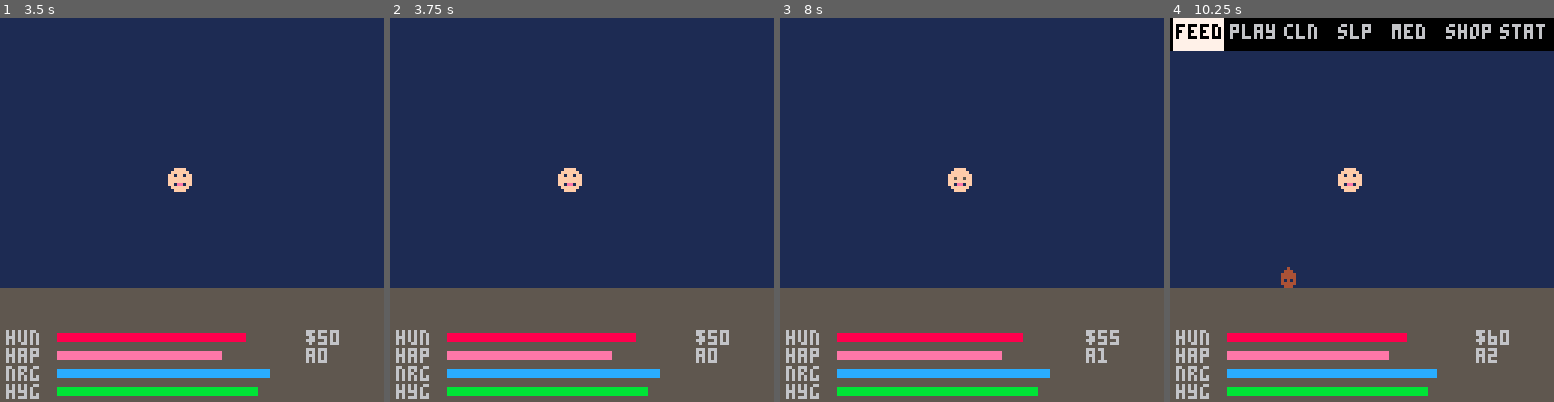
Above: before the commit, frames 1-4 (left to right).
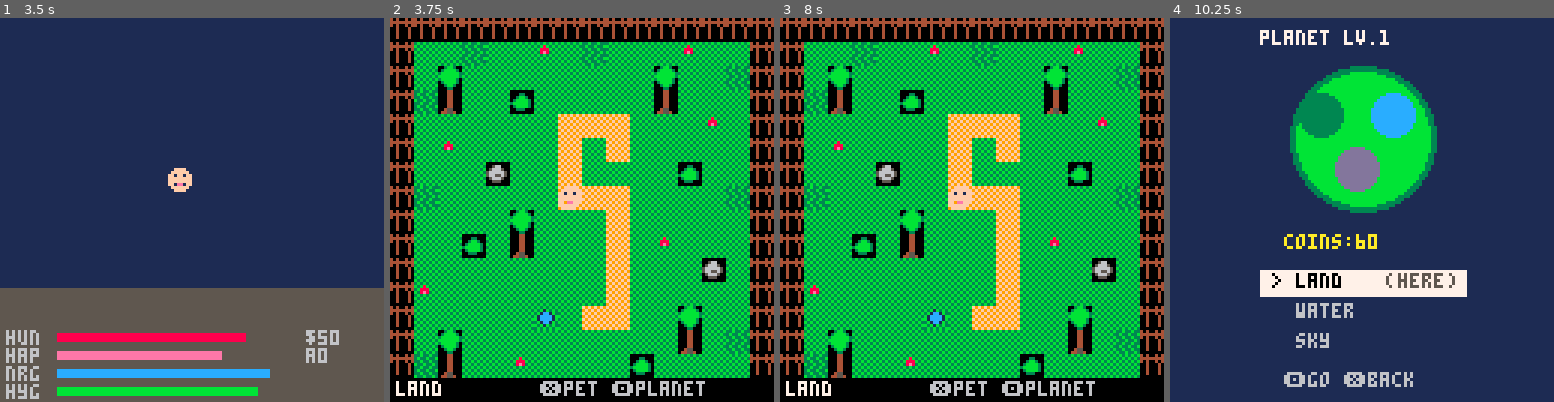
Above: after the commit, the same moments.

Repository: mortegaux/clawmogatchi
Game: PICO-8 cartridge clawmogatchi.p8
Same seed, same stepped clock (60 frames per second), same inputs: the game is played once before the commit and once after it.
Inputs:
- Up to frame 1 (3.5 s): tap O (Z key) at 0.33, 0.7, 1.43, 2.22, 3.1 s; tap X (X key) at 1.07, 2.07, 2.4, 2.73, 3.07, 3.4 s; hold Left 1.97-2.37 s; hold Down 2.42-2.82 s; hold Right from 2.87 s (still down)
- Up to frame 2 (3.75 s): release Right at 3.53 s; hold Up from 3.58 s (still down); tap X (X key) at 3.73 s
- Up to frame 3 (8 s): tap O (Z key) every 0.88 s from 3.98 to 7.52 s; tap X (X key) every 0.33 s from 4.07 to 7.73 s; release Up at 4.08 s; hold Right 4.13-4.53 s; hold Down 4.58-5.08 s; hold Left 5.13-5.8 s; hold Up 5.85-6.18 s; hold Left 6.23-6.63 s; hold Down 6.68-7.08 s; hold Right 7.13-7.8 s; hold Up from 7.85 s (still down)
- Up to frame 4 (10.25 s): tap X (X key) every 0.33 s from 8.07 to 10.07 s; release Up at 8.35 s; hold Right 8.4-8.8 s; tap O (Z key) at 8.4, 9.28, 10.17 s; hold Down 8.85-9.35 s; hold Left 9.4-10.07 s; hold Up from 10.12 s (still down)

Frame 1 is identical in both runs. In frame 2, 100% of the frame differs, in the area x 0-100%, y 0-100%; in frame 3, 100%; in frame 4, 53%.

Commit message:
Add Phase 3: Three-view system (pet/field/planet)
- Add biome tile sprites: land (grass, trees, path, fence), water
  (ocean, sand, coral, seaweed), sky (clouds, stars, rainbow, sun/moon)
- Add 16x16 tile maps for 3 biomes in __map__ section
- Implement field view: top-down tile map rendering with pet movement
  (arrows to walk, clamped within borders)
- Implement planet view: planet circle with biome patches, travel
  selector to switch between land/water/sky biomes
- Add view switching: UP from idle → field, O in field → planet,
  X to zoom back in
- Save/load field position (pet.fx, pet.fy) and reset view on load

https://claude.ai/code/session_016nPb98LJBtFYVGZ3LfVdQF

Diff:
--- a/clawmogatchi.p8
+++ b/clawmogatchi.p8
@@ -53,6 +53,7 @@
   msg_t=0,    -- message timer
   anim_t=0,   -- animation timer
   eat_t=0,    -- eating anim timer
+  pi=0,       -- planet biome selector
  }
 
  -- minigame state
@@ -74,6 +75,7 @@
   poop=0,
   asleep=false,
   x=56,y=56,
+  fx=7,fy=7,  -- field position
   -- sugar system
   sug_st=0,   -- 0=none,1=rush,2=crash,3=cool
   sug_t=0,    -- sugar state ticks left
@@ -181,6 +183,15 @@
   return
  end
 
+ -- route by view
+ if g.view==1 then
+  draw_field()
+  return
+ elseif g.view==2 then
+  draw_planet()
+  return
+ end
+
  -- draw pet view (default)
  draw_pet_area()
  draw_stat_bars()
@@ -207,7 +218,49 @@
 -- input handling
 
 function handle_input()
+ -- field view input
+ if g.view==1 then
+  if btnp(5) then
+   g.view=0 g.state=st_idle sfx(0)
+  elseif btnp(4) then
+   g.view=2 g.pi=pet.biome sfx(0)
+  else
+   local nx,ny=pet.fx,pet.fy
+   if btnp(0) then nx-=1 end
+   if btnp(1) then nx+=1 end
+   if btnp(2) then ny-=1 end
+   if btnp(3) then ny+=1 end
+   nx=clamp(nx,1,14)
+   ny=clamp(ny,1,14)
+   pet.fx=nx pet.fy=ny
+  end
+  return
+ end
+ -- planet view input
+ if g.view==2 then
+  if btnp(5) then
+   g.view=1 sfx(0)
+  elseif btnp(2) then
+   g.pi=(g.pi-1)%3 sfx(0)
+  elseif btnp(3) then
+   g.pi=(g.pi+1)%3 sfx(0)
+  elseif btnp(4) then
+   if g.pi~=pet.biome then
+    pet.biome=g.pi
+    pet.fx=7 pet.fy=7
+    sfx(9)
+    show_msg("traveled!")
+   end
+   g.view=1
+  end
+  return
+ end
+
  if g.state==st_idle then
+  -- up zooms to field view
+  if btnp(2) then
+   g.view=1 sfx(0) return
+  end
   -- o opens menu
   if btnp(4) then
    g.state=st_menu
@@ -819,6 +872,51 @@
  if not game.done then
   print("\151 quit",2,120,5)
  end
+end
+
+function draw_field()
+ -- draw biome tile map
+ local bx=pet.biome*16
+ map(bx,0,0,0,16,16)
+ -- draw pet on field
+ local sp=get_pet_sprite()
+ spr(sp,pet.fx*8,pet.fy*8)
+ -- ui bar
+ rectfill(0,120,127,127,0)
+ local bn={"land","water","sky"}
+ print(bn[pet.biome+1],2,121,7)
+ print("\151pet \142planet",50,121,6)
+end
+
+function draw_planet()
+ cls(1)
+ -- planet
+ circfill(64,40,24,3)
+ circfill(64,40,22,11)
+ -- biome patches
+ local bc={3,12,13}
+ circfill(50,32,7,bc[1])
+ circfill(74,32,7,bc[2])
+ circfill(62,50,7,bc[3])
+ -- label
+ print("planet lv."..g.level,30,4,7)
+ print("coins:"..g.coins,38,72,10)
+ -- biome selector
+ local bn={"land","water","sky"}
+ for i=0,2 do
+  local y=84+i*10
+  if i==g.pi then
+   rectfill(30,y,98,y+8,7)
+   print("> "..bn[i+1],34,y+1,0)
+  else
+   print("  "..bn[i+1],34,y+1,6)
+  end
+ end
+ -- current biome marker
+ if pet.biome==g.pi then
+  print("(here)",72,84+g.pi*10+1,5)
+ end
+ print("\142go \151back",38,118,6)
 end
 
 function draw_death()
@@ -860,6 +958,8 @@
  dset(25,pet.diet[2])
  dset(26,pet.diet[3])
  dset(27,pet.dead and 1 or 0)
+ dset(28,pet.fx)
+ dset(29,pet.fy)
  dset(30,g.tick)
 end
 
@@ -886,9 +986,14 @@
  pet.bio_t={dget(20),dget(21),dget(22)}
  pet.diet={dget(24),dget(25),dget(26)}
  pet.dead=dget(27)==1
+ pet.fx=dget(28)
+ pet.fy=dget(29)
+ if pet.fx==0 then pet.fx=7 end
+ if pet.fy==0 then pet.fy=7 end
  g.tick=dget(30)
  -- reset if mid-game
  g.state=st_idle
+ g.view=0
 end
 
 -->8
@@ -915,169 +1020,209 @@
 
 
 
+…(40 lines of a section not shown)…
 __gff__
 0000000000000000000000000000000000000000000000000000000000000000000000000000000000000000000000000000000000000000000000000000000000000000000000000000000000000000000000000000000000000000000000000000000000000000000000000000000000000000000000000000000000000000
 0000000000000000000000000000000000000000000000000000000000000000000000000000000000000000000000000000000000000000000000000000000000000000000000000000000000000000000000000000000000000000000000000000000000000000000000000000000000000000000000000000000000000000
 __map__
-0000000000000000000000000000000000000000000000000000000000000000000000000000000000000000000000000000000000000000000000000000000000000000000000000000000000000000000000000000000000000000000000000000000000000000000000000000000000000000000000000000000000000000
-0000000000000000000000000000000000000000000000000000000000000000000000000000000000000000000000000000000000000000000000000000000000000000000000000000000000000000000000000000000000000000000000000000000000000000000000000000000000000000000000000000000000000000
-0000000000000000000000000000000000000000000000000000000000000000000000000000000000000000000000000000000000000000000000000000000000000000000000000000000000000000000000000000000000000000000000000000000000000000000000000000000000000000000000000000000000000000
-0000000000000000000000000000000000000000000000000000000000000000000000000000000000000000000000000000000000000000000000000000000000000000000000000000000000000000000000000000000000000000000000000000000000000000000000000000000000000000000000000000000000000000
-0000000000000000000000000000000000000000000000000000000000000000000000000000000000000000000000000000000000000000000000000000000000000000000000000000000000000000000000000000000000000000000000000000000000000000000000000000000000000000000000000000000000000000
-0000000000000000000000000000000000000000000000000000000000000000000000000000000000000000000000000000000000000000000000000000000000000000000000000000000000000000000000000000000000000000000000000000000000000000000000000000000000000000000000000000000000000000
-0000000000000000000000000000000000000000000000000000000000000000000000000000000000000000000000000000000000000000000000000000000000000000000000000000000000000000000000000000000000000000000000000000000000000000000000000000000000000000000000000000000000000000
-0000000000000000000000000000000000000000000000000000000000000000000000000000000000000000000000000000000000000000000000000000000000000000000000000000000000000000000000000000000000000000000000000000000000000000000000000000000000000000000000000000000000000000
-0000000000000000000000000000000000000000000000000000000000000000000000000000000000000000000000000000000000000000000000000000000000000000000000000000000000000000000000000000000000000000000000000000000000000000000000000000000000000000000000000000000000000000
-0000000000000000000000000000000000000000000000000000000000000000000000000000000000000000000000000000000000000000000000000000000000000000000000000000000000000000000000000000000000000000000000000000000000000000000000000000000000000000000000000000000000000000
-0000000000000000000000000000000000000000000000000000000000000000000000000000000000000000000000000000000000000000000000000000000000000000000000000000000000000000000000000000000000000000000000000000000000000000000000000000000000000000000000000000000000000000
-0000000000000000000000000000000000000000000000000000000000000000000000000000000000000000000000000000000000000000000000000000000000000000000000000000000000000000000000000000000000000000000000000000000000000000000000000000000000000000000000000000000000000000
-0000000000000000000000000000000000000000000000000000000000000000000000000000000000000000000000000000000000000000000000000000000000000000000000000000000000000000000000000000000000000000000000000000000000000000000000000000000000000000000000000000000000000000
-0000000000000000000000000000000000000000000000000000000000000000000000000000000000000000000000000000000000000000000000000000000000000000000000000000000000000000000000000000000000000000000000000000000000000000000000000000000000000000000000000000000000000000
-0000000000000000000000000000000000000000000000000000000000000000000000000000000000000000000000000000000000000000000000000000000000000000000000000000000000000000000000000000000000000000000000000000000000000000000000000000000000000000000000000000000000000000
-0000000000000000000000000000000000000000000000000000000000000000000000000000000000000000000000000000000000000000000000000000000000000000000000000000000000000000000000000000000000000000000000000000000000000000000000000000000000000000000000000000000000000000
-0000000000000000000000000000000000000000000000000000000000000000000000000000000000000000000000000000000000000000000000000000000000000000000000000000000000000000000000000000000000000000000000000000000000000000000000000000000000000000000000000000000000000000
-0000000000000000000000000000000000000000000000000000000000000000000000000000000000000000000000000000000000000000000000000000000000000000000000000000000000000000000000000000000000000000000000000000000000000000000000000000000000000000000000000000000000000000
-0000000000000000000000000000000000000000000000000000000000000000000000000000000000000000000000000000000000000000000000000000000000000000000000000000000000000000000000000000000000000000000000000000000000000000000000000000000000000000000000000000000000000000
-0000000000000000000000000000000000000000000000000000000000000000000000000000000000000000000000000000000000000000000000000000000000000000000000000000000000000000000000000000000000000000000000000000000000000000000000000000000000000000000000000000000000000000
-0000000000000000000000000000000000000000000000000000000000000000000000000000000000000000000000000000000000000000000000000000000000000000000000000000000000000000000000000000000000000000000000000000000000000000000000000000000000000000000000000000000000000000
-0000000000000000000000000000000000000000000000000000000000000000000000000000000000000000000000000000000000000000000000000000000000000000000000000000000000000000000000000000000000000000000000000000000000000000000000000000000000000000000000000000000000000000
-0000000000000000000000000000000000000000000000000000000000000000000000000000000000000000000000000000000000000000000000000000000000000000000000000000000000000000000000000000000000000000000000000000000000000000000000000000000000000000000000000000000000000000
-0000000000000000000000000000000000000000000000000000000000000000000000000000000000000000000000000000000000000000000000000000000000000000000000000000000000000000000000000000000000000000000000000000000000000000000000000000000000000000000000000000000000000000
-0000000000000000000000000000000000000000000000000000000000000000000000000000000000000000000000000000000000000000000000000000000000000000000000000000000000000000000000000000000000000000000000000000000000000000000000000000000000000000000000000000000000000000
-0000000000000000000000000000000000000000000000000000000000000000000000000000000000000000000000000000000000000000000000000000000000000000000000000000000000000000000000000000000000000000000000000000000000000000000000000000000000000000000000000000000000000000
-0000000000000000000000000000000000000000000000000000000000000000000000000000000000000000000000000000000000000000000000000000000000000000000000000000000000000000000000000000000000000000000000000000000000000000000000000000000000000000000000000000000000000000
-0000000000000000000000000000000000000000000000000000000000000000000000000000000000000000000000000000000000000000000000000000000000000000000000000000000000000000000000000000000000000000000000000000000000000000000000000000000000000000000000000000000000000000
-0000000000000000000000000000000000000000000000000000000000000000000000000000000000000000000000000000000000000000000000000000000000000000000000000000000000000000000000000000000000000000000000000000000000000000000000000000000000000000000000000000000000000000
-0000000000000000000000000000000000000000000000000000000000000000000000000000000000000000000000000000000000000000000000000000000000000000000000000000000000000000000000000000000000000000000000000000000000000000000000000000000000000000000000000000000000000000
-0000000000000000000000000000000000000000000000000000000000000000000000000000000000000000000000000000000000000000000000000000000000000000000000000000000000000000000000000000000000000000000000000000000000000000000000000000000000000000000000000000000000000000
-0000000000000000000000000000000000000000000000000000000000000000000000000000000000000000000000000000000000000000000000000000000000000000000000000000000000000000000000000000000000000000000000000000000000000000000000000000000000000000000000000000000000000000
-…(130 lines of a section not shown)…
+4a4a4a4a4a4a4a4a4a4a4a4a4a4a4a4a50505050505150505051505050505050606060606060606060606060606060600000000000000000000000000000000000000000000000000000000000000000000000000000000000000000000000000000000000000000000000000000000000000000000000000000000000000000
+4a40404140404440414040404440404a50515050505050515050505051505050606060616160606060606161606060600000000000000000000000000000000000000000000000000000000000000000000000000000000000000000000000000000000000000000000000000000000000000000000000000000000000000000
+4a40454040404040404040454040414a50505055505050505054505050505550606061616160606060616161606060600000000000000000000000000000000000000000000000000000000000000000000000000000000000000000000000000000000000000000000000000000000000000000000000000000000000000000
+4a41464040494040404040464040404a51505050505750505050505650505051606060626060606360606260606063600000000000000000000000000000000000000000000000000000000000000000000000000000000000000000000000000000000000000000000000000000000000000000000000000000000000000000
+4a40404040404048484840404044404a50505450505050595050505050505050606060606060606060606060606060600000000000000000000000000000000000000000000000000000000000000000000000000000000000000000000000000000000000000000000000000000000000000000000000000000000000000000
+4a40444040404048404840404040404a53535353535353535353535353535353606065606060606060606065606060600000000000000000000000000000000000000000000000000000000000000000000000000000000000000000000000000000000000000000000000000000000000000000000000000000000000000000
+4a40404047404048404040404940404a52525252525252525252525252525252606060606464646460606060606060600000000000000000000000000000000000000000000000000000000000000000000000000000000000000000000000000000000000000000000000000000000000000000000000000000000000000000
+4a41404040404048484840404040414a52525652525252525256525252525252606060646060606064606060606060600000000000000000000000000000000000000000000000000000000000000000000000000000000000000000000000000000000000000000000000000000000000000000000000000000000000000000
+4a40404040454040404840404040404a52525252525252525252525252525252606060606060606060606060606060600000000000000000000000000000000000000000000000000000000000000000000000000000000000000000000000000000000000000000000000000000000000000000000000000000000000000000
+4a40404940464040404840444040404a53535353535353535353535353535353606060606060666060606060606060600000000000000000000000000000000000000000000000000000000000000000000000000000000000000000000000000000000000000000000000000000000000000000000000000000000000000000
+4a40404040404040404840404047404a50505050505850505050505058505050606063606060606060606060606360600000000000000000000000000000000000000000000000000000000000000000000000000000000000000000000000000000000000000000000000000000000000000000000000000000000000000000
+4a44404040404040404840404040404a50505950505050505550505050505051606060606060606060606060606060600000000000000000000000000000000000000000000000000000000000000000000000000000000000000000000000000000000000000000000000000000000000000000000000000000000000000000
+4a40404040404b40484840404540404a51505050505050505050505450505050606060606060606060606060676060600000000000000000000000000000000000000000000000000000000000000000000000000000000000000000000000000000000000000000000000000000000000000000000000000000000000000000
+4a40454040404040404040404640414a50505057505050505050505050575050606161606060606060606060606060600000000000000000000000000000000000000000000000000000000000000000000000000000000000000000000000000000000000000000000000000000000000000000000000000000000000000000
+4a41464040444040404049404040404a50505050505150505050515050505050606062606063606060606360606060600000000000000000000000000000000000000000000000000000000000000000000000000000000000000000000000000000000000000000000000000000000000000000000000000000000000000000
+4a4a4a4a4a4a4a4a4a4a4a4a4a4a4a4a50515050505050515050505050505150606060606060606060606060606060600000000000000000000000000000000000000000000000000000000000000000000000000000000000000000000000000000000000000000000000000000000000000000000000000000000000000000
+0000000000000000000000000000000000000000000000000000000000000000000000000000000000000000000000000000000000000000000000000000000000000000000000000000000000000000000000000000000000000000000000000000000000000000000000000000000000000000000000000000000000000000
+0000000000000000000000000000000000000000000000000000000000000000000000000000000000000000000000000000000000000000000000000000000000000000000000000000000000000000000000000000000000000000000000000000000000000000000000000000000000000000000000000000000000000000
+0000000000000000000000000000000000000000000000000000000000000000000000000000000000000000000000000000000000000000000000000000000000000000000000000000000000000000000000000000000000000000000000000000000000000000000000000000000000000000000000000000000000000000
+0000000000000000000000000000000000000000000000000000000000000000000000000000000000000000000000000000000000000000000000000000000000000000000000000000000000000000000000000000000000000000000000000000000000000000000000000000000000000000000000000000000000000000
+0000000000000000000000000000000000000000000000000000000000000000000000000000000000000000000000000000000000000000000000000000000000000000000000000000000000000000000000000000000000000000000000000000000000000000000000000000000000000000000000000000000000000000
+0000000000000000000000000000000000000000000000000000000000000000000000000000000000000000000000000000000000000000000000000000000000000000000000000000000000000000000000000000000000000000000000000000000000000000000000000000000000000000000000000000000000000000
+0000000000000000000000000000000000000000000000000000000000000000000000000000000000000000000000000000000000000000000000000000000000000000000000000000000000000000000000000000000000000000000000000000000000000000000000000000000000000000000000000000000000000000
+0000000000000000000000000000000000000000000000000000000000000000000000000000000000000000000000000000000000000000000000000000000000000000000000000000000000000000000000000000000000000000000000000000000000000000000000000000000000000000000000000000000000000000
+0000000000000000000000000000000000000000000000000000000000000000000000000000000000000000000000000000000000000000000000000000000000000000000000000000000000000000000000000000000000000000000000000000000000000000000000000000000000000000000000000000000000000000
+0000000000000000000000000000000000000000000000000000000000000000000000000000000000000000000000000000000000000000000000000000000000000000000000000000000000000000000000000000000000000000000000000000000000000000000000000000000000000000000000000000000000000000
+0000000000000000000000000000000000000000000000000000000000000000000000000000000000000000000000000000000000000000000000000000000000000000000000000000000000000000000000000000000000000000000000000000000000000000000000000000000000000000000000000000000000000000
+0000000000000000000000000000000000000000000000000000000000000000000000000000000000000000000000000000000000000000000000000000000000000000000000000000000000000000000000000000000000000000000000000000000000000000000000000000000000000000000000000000000000000000
+0000000000000000000000000000000000000000000000000000000000000000000000000000000000000000000000000000000000000000000000000000000000000000000000000000000000000000000000000000000000000000000000000000000000000000000000000000000000000000000000000000000000000000
+0000000000000000000000000000000000000000000000000000000000000000000000000000000000000000000000000000000000000000000000000000000000000000000000000000000000000000000000000000000000000000000000000000000000000000000000000000000000000000000000000000000000000000
+0000000000000000000000000000000000000000000000000000000000000000000000000000000000000000000000000000000000000000000000000000000000000000000000000000000000000000000000000000000000000000000000000000000000000000000000000000000000000000000000000000000000000000
+0000000000000000000000000000000000000000000000000000000000000000000000000000000000000000000000000000000000000000000000000000000000000000000000000000000000000000000000000000000000000000000000000000000000000000000000000000000000000000000000000000000000000000
+…(130 lines of a section not shown)…
Not shown, changed: 40 lines of the sprite sheet (__gfx__) section of clawmogatchi.p8
